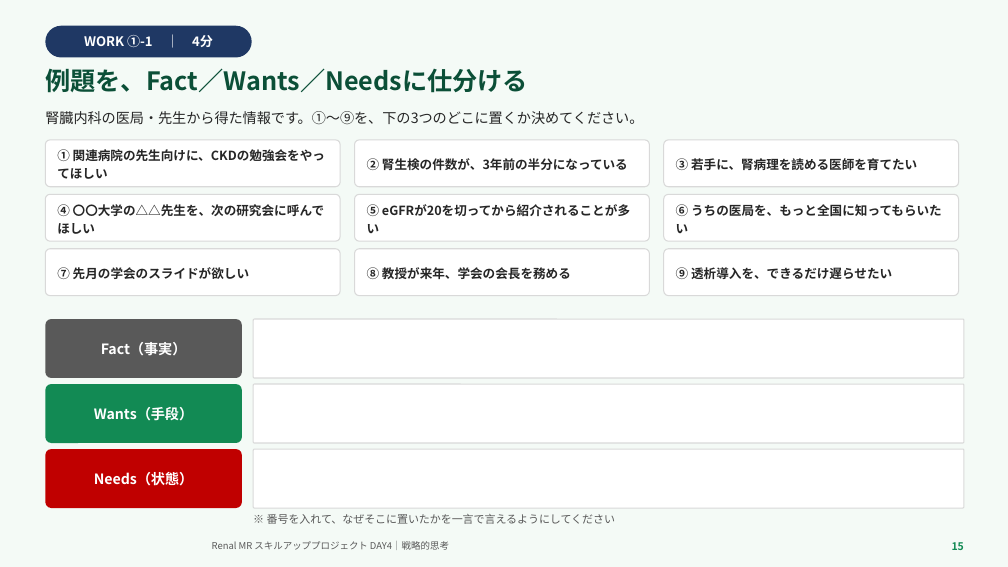
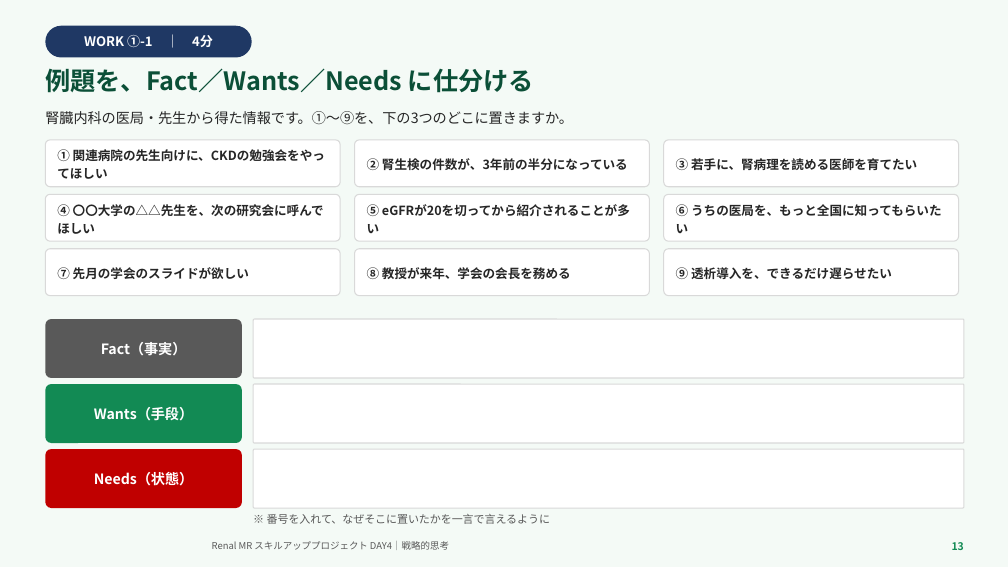
Before and after one commit to TAKUYA-1187/Claude, a slide deck: slide 13 of novartis_training/DAY4_ちょっと分かるだけで世界が変わる.pptx (slide 15 before the commit). Drawn at 1008x567 pixels with LibreOffice and Linux fonts; fonts in the diff are those of the drawing; background and template pictures are left out. Boxes give left, top, right and bottom in pixels: in the first picture for what was removed or moved away, otherwise in the second. Text is boxed around its words. In the diff, an @@ line names an element or a change of style, - is before the commit and + after.

```diff
--- a/novartis_training/DAY4_ちょっと分かるだけで世界が変わる.pptx
+++ b/novartis_training/DAY4_ちょっと分かるだけで世界が変わる.pptx
@@ text at (x1=45, y1=68, x2=534, y2=93): spaces changed @@
-例題を、Fact／Wants／Needsに仕分ける
+例題を、Fact／Wants／Needs に仕分ける
@@ text at (x1=45, y1=111, x2=573, y2=124): text changed @@
-腎臓内科の医局・先生から得た情報です。①〜⑨を、下の3つのどこに置くか決めてください。
+腎臓内科の医局・先生から得た情報です。①〜⑨を、下の3つのどこに置きますか。
@@ text at (x1=267, y1=514, x2=550, y2=524): text changed @@
-※ 番号を入れて、なぜそこに置いたかを一言で言えるようにしてください
+※ 番号を入れて、なぜそこに置いたかを一言で言えるように
@@ text at (x1=952, y1=542, x2=964, y2=550): text changed @@
-15
+13
```
Also in this commit, not shown: 21 other slides changed, 6 slides removed, 2 other files.
